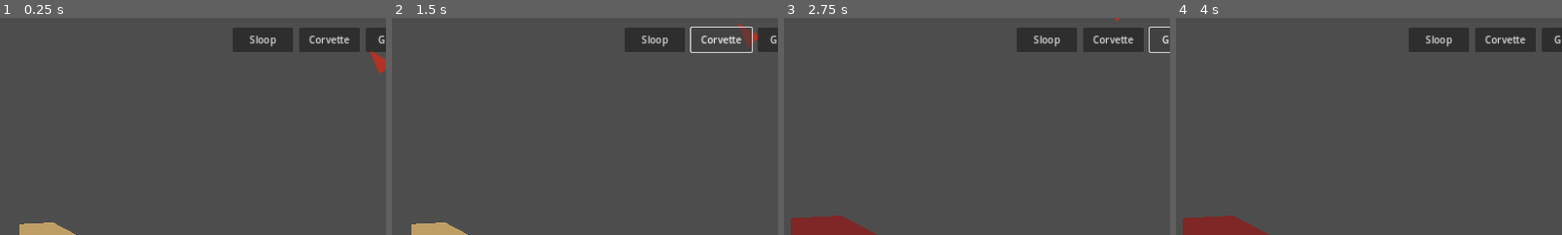
Above: before the commit, frames 1-4 (left to right).
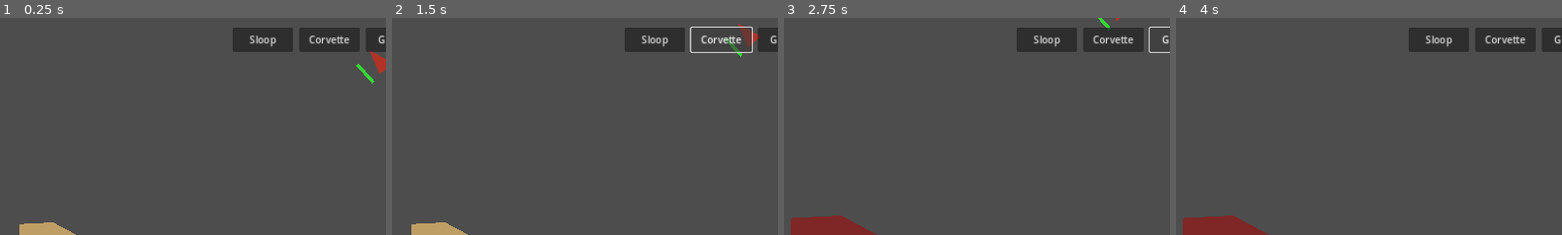
Above: after the commit, the same moments.

Repository: Inn-my/naval-rpg-prototype
Game: Godot game, scene res://scenes/Main.tscn
Two runs of this game, one before a commit and one after it. Both use one fixed random seed, a clock stepped at 60 frames per second and the inputs below.
Inputs:
- Up to frame 1 (0.25 s): no input
- Up to frame 2 (1.5 s): click "Sloop" at 0.5 s; click "Corvette" at 1.25 s
- Up to frame 3 (2.75 s): click "Galleon" at 2 s
- Up to frame 4 (4 s): click "Cycle Target" at 2.75 s; click "Clear Target" at 3.5 s
The pictures show only the part of the screen within x 44-94%, y 0-50%; the shares and areas given below are measured in that part.

The runs differ from the first frame. In frame 1, 0.1% of the frame differs, in the area x 92-97%, y 20-31%; in frame 2, less than 0.1%; in frame 3, less than 0.1%; in frame 4, nothing differs.

Commit message:
Add visual health bar above each enemy ship
Fill scales with health and shifts green/yellow/red at 50%/20%
thresholds, updated from take_damage() in enemy_ship.gd.

Co-Authored-By: Claude Sonnet 5 <noreply@anthropic.com>
Claude-Session: https://claude.ai/code/session_011FYW89h5Vw7AUAZ9GgpE9U

Diff:
--- a/scenes/Enemy.tscn
+++ b/scenes/Enemy.tscn
@@ -21,3 +21,15 @@
 
 [node name="CollisionShape2D" type="CollisionShape2D" parent="HitArea"]
 shape = SubResource("CircleShape2D_1")
+
+[node name="HealthBar" type="Node2D" parent="."]
+position = Vector2(0, -22)
+
+[node name="Background" type="Polygon2D" parent="HealthBar"]
+polygon = PackedVector2Array(-14, -2, 14, -2, 14, 2, -14, 2)
+color = Color(0.15, 0.15, 0.15, 0.9)
+
+[node name="Fill" type="Polygon2D" parent="HealthBar"]
+polygon = PackedVector2Array(0, -2, 28, -2, 28, 2, 0, 2)
+position = Vector2(-14, 0)
+color = Color(0.2, 0.85, 0.2, 1)
--- a/scripts/enemy_ship.gd
+++ b/scripts/enemy_ship.gd
@@ -7,21 +7,40 @@
 
 const DRIFT_SPEED_RANGE := Vector2(20.0, 60.0)
 const CONTAINMENT_RADIUS := 1400.0
+const MAX_HEALTH := 100.0
 
-@export var health: float = 100.0
+const HEALTH_COLOR_HIGH := Color(0.2, 0.85, 0.2, 1)
+const HEALTH_COLOR_MEDIUM := Color(0.95, 0.85, 0.1, 1)
+const HEALTH_COLOR_LOW := Color(0.9, 0.15, 0.15, 1)
+
+@export var health: float = MAX_HEALTH
 
 var _velocity: Vector2
+
+@onready var health_bar_fill: Polygon2D = $HealthBar/Fill
 
 func _ready() -> void:
 	add_to_group("enemies")
 	var speed: float = randf_range(DRIFT_SPEED_RANGE.x, DRIFT_SPEED_RANGE.y)
 	_velocity = Vector2.RIGHT.rotated(randf_range(0.0, TAU)) * speed
 	rotation = _velocity.angle()
+	_update_health_bar()
 
 func take_damage(amount: float) -> void:
 	health -= amount
+	_update_health_bar()
 	if health <= 0.0:
 		queue_free()
+
+func _update_health_bar() -> void:
+	var fraction: float = clamp(health / MAX_HEALTH, 0.0, 1.0)
+	health_bar_fill.scale.x = fraction
+	if fraction > 0.5:
+		health_bar_fill.color = HEALTH_COLOR_HIGH
+	elif fraction > 0.2:
+		health_bar_fill.color = HEALTH_COLOR_MEDIUM
+	else:
+		health_bar_fill.color = HEALTH_COLOR_LOW
 
 func _physics_process(delta: float) -> void:
 	position += _velocity * delta
